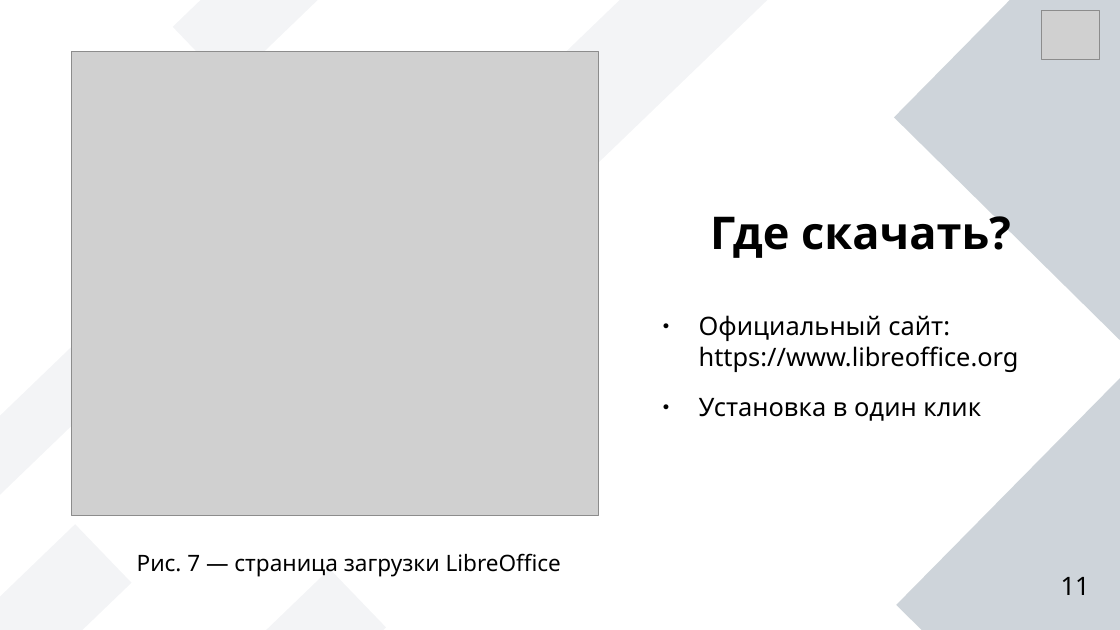
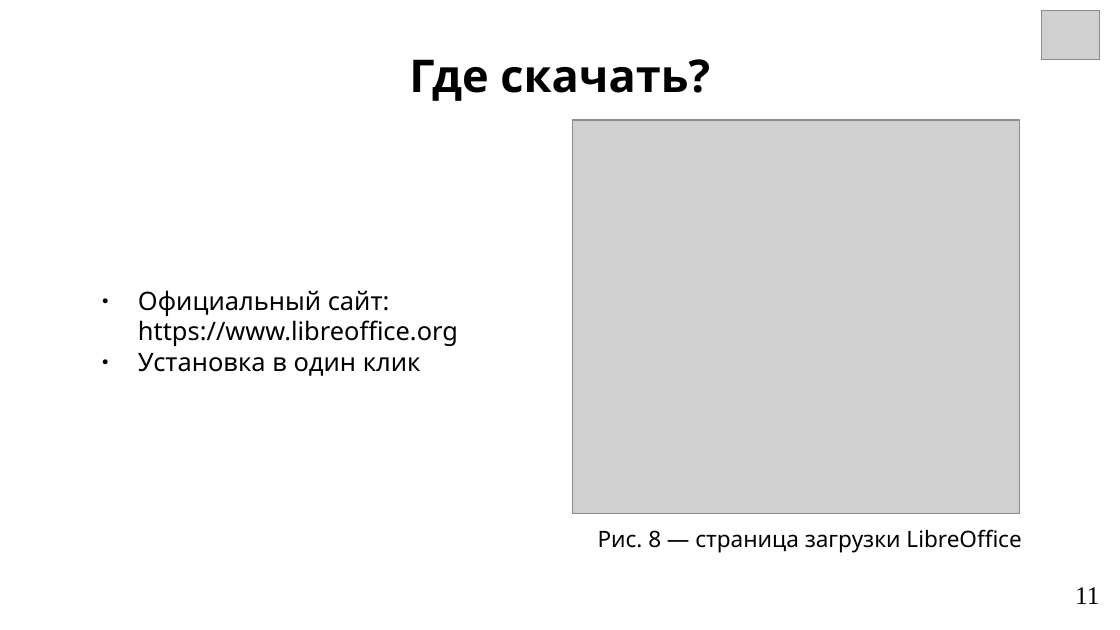
Before and after one commit to Soft-Darkness/digital-fundamentals, a slide deck: slide 11 of Documents/LibreOffice_review.odp. Drawn at 1120x630 pixels with LibreOffice and Linux fonts; fonts in the diff are those of the drawing; grey boxes stand for pictures. Boxes give left, top, right and bottom in pixels: in the first picture for what was removed or moved away, otherwise in the second. Text is boxed around its words. In the diff, an @@ line names an element or a change of style, - is before the commit and + after.

```diff
--- a/Documents/LibreOffice_review.odp
+++ b/Documents/LibreOffice_review.odp
@@ rectangle removed at [173,0,436,85] @@
@@ rectangle removed at [428,0,776,259] @@
@@ rectangle removed at [895,0,1120,344] @@
@@ text "Где скачать?": place and size @@
-text "Где скачать?" at [710,207,1011,258]
+text "Где скачать?" at [409,59,710,101]
@@ text "Где скачать?" at [409,59,710,101]: vertical alignment middle to top @@
@@ picture: place and size @@
-picture at [71,52,599,516]
+picture at [572,120,1020,514]
@@ rectangle removed at [0,274,186,515] @@
@@ text "Официальный сайт: https://www.libreoffice.org": place and size @@
-text "Официальный сайт: https://www.libreoffice.org" at [699,315,1019,421]
+text "Официальный сайт: https://www.libreoffice.org" at [138,290,458,376]
@@ text "Официальный сайт: https://www.libreoffice.org" at [138,290,458,376]: less space between paragraphs @@
@@ rectangle removed at [897,376,1120,630] @@
@@ text at [598,529,1021,553]: text changed @@
-Рис. 7 — страница загрузки LibreOffice
+Рис. 8 ― страница загрузки LibreOffice
@@ rectangle removed at [123,569,386,630] @@
@@ page number: place and size @@
-page number at [1061,577,1090,595]
+page number at [1075,587,1099,604]
@@ page number at [1075,587,1099,604]: font Noto Sans to Times New Roman @@
```
Also in this commit, not shown: 11 other slides changed, 1 other file.
